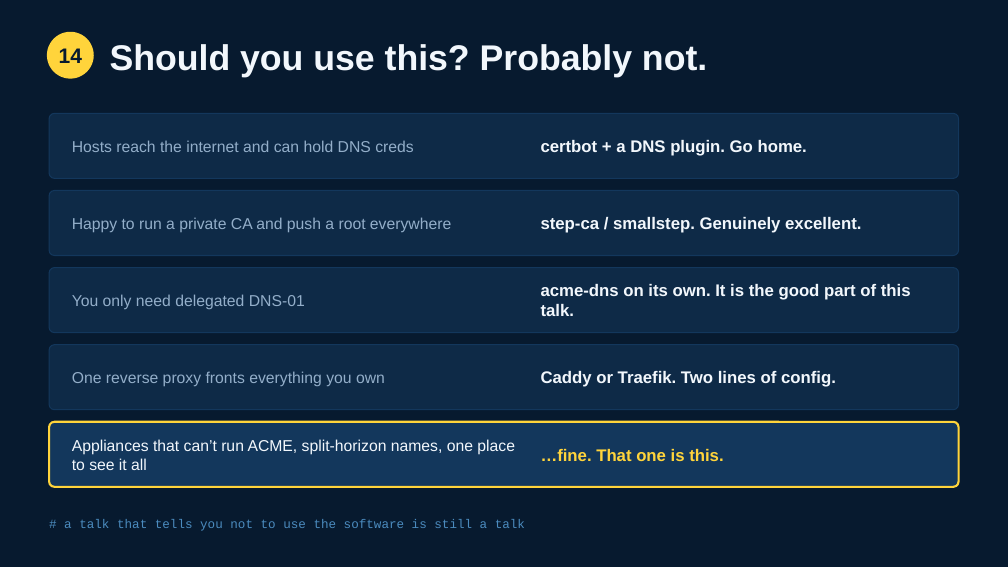
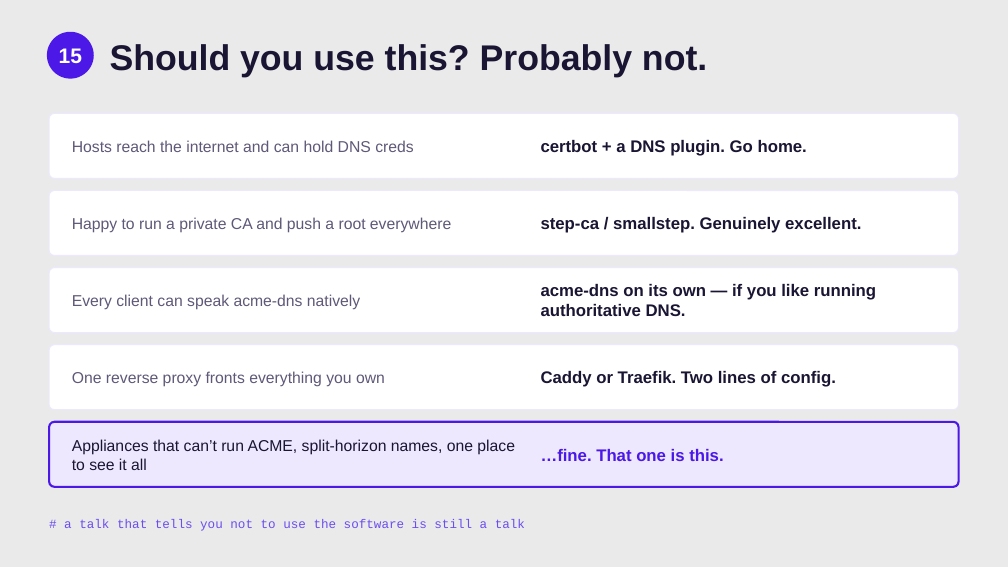
Before and after one commit to smallsam/acme-lan, a slide deck: slide 18 of talks/pycon-au-2026/acme-lan-pycon-au-2026.pptx (slide 17 before the commit). Drawn at 1008x567 pixels with LibreOffice and Linux fonts; fonts in the diff are those of the drawing. Boxes give left, top, right and bottom in pixels: in the first picture for what was removed or moved away, otherwise in the second. Text is boxed around its words. In the diff, an @@ line names an element or a change of style, - is before the commit and + after.

```diff
--- a/talks/pycon-au-2026/acme-lan-pycon-au-2026.pptx
+++ b/talks/pycon-au-2026/acme-lan-pycon-au-2026.pptx
@@ background #071A2F to #EAEAEA @@
@@ ellipse at [47,32,94,79]: fill #FFD43B to #4B18E8 @@
@@ text at [59,48,82,63]: text changed; text colour #071A2F to #FFFFFF @@
-14
+15
@@ text at [72,294,360,310]: text changed; text colour #93AEC9 to #5F5878 @@
-You only need delegated DNS-01
+Every client can speak acme-dns natively
@@ text at [541,284,876,316]: text changed; text colour #F2F7FC to #1A1533 @@
-acme-dns on its own. It is the good part of this talk.
+acme-dns on its own — if you like running authoritative DNS.
@@ fill #0E2A47 to #FFFFFF; outline #13375C 1 pt to #EDE8FD 1 pt in 4 elements at [49,113,959,178], [49,191,959,256], [49,268,959,333], [49,345,959,410] @@
@@ text colour #93AEC9 to #5F5878 in 3 elements at [72,140,413,152], [72,217,451,233], [72,371,385,387] @@
@@ rounded rectangle at [49,422,959,487]: fill #13375C to #EDE8FD; outline #FFD43B 2 pt to #4B18E8 2 pt @@
@@ text colour #F2F7FC to #1A1533 in 5 elements at [110,44,707,78], [541,140,807,156], [541,217,861,233], [541,371,836,387], [72,439,515,470] @@
@@ text "…fine. That one is this." at [541,449,723,461]: text colour #FFD43B to #4B18E8 @@
@@ text "# a talk that tells ..." at [64,519,525,531]: text colour #4B8BBE to #6B4EF0 @@
```
Also in this commit, not shown: 17 other slides changed, 3 slides added, 2 slides removed, 4 other files.
